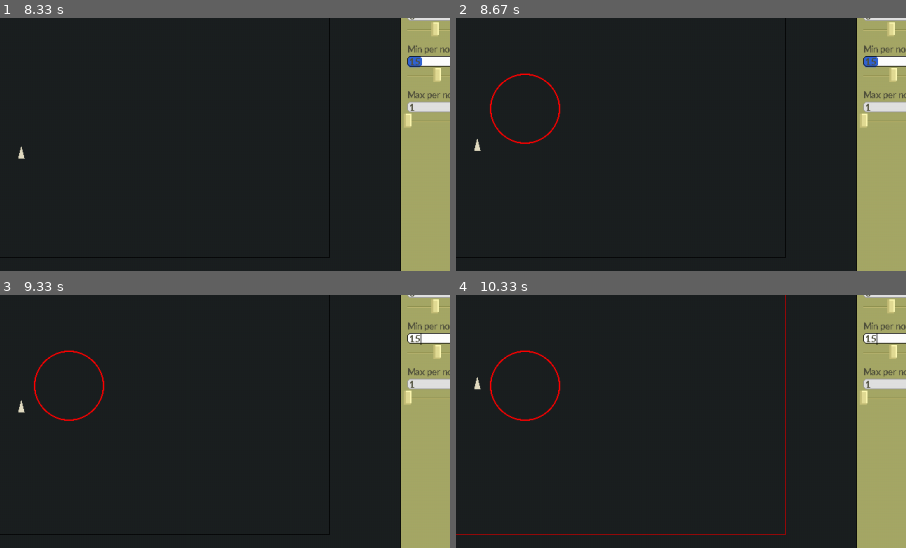
Above: before the commit, frames 1-4 (two rows, left to right).
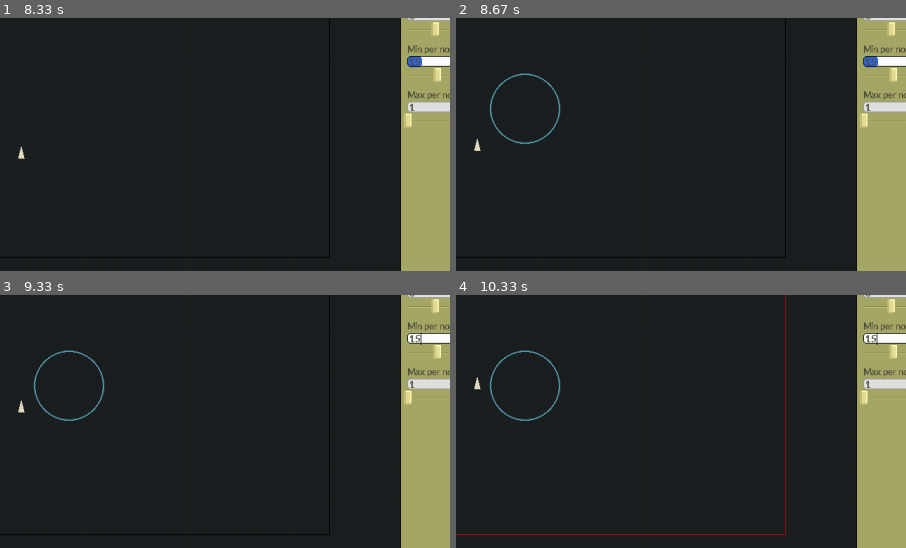
Above: after the commit, the same moments.

Repository: Peter-Vanderhyde/Boid-Simulation
Game: pygame game, started from main.py
Same seed, same stepped clock (60 frames per second), same inputs: the game is played once before the commit and once after it.
Inputs (mouse positions are % of the whole screen's width and height, from its top left):
- Up to frame 1 (8.33 s): press the mouse at (87, 44) at 0.37 s; move the mouse to (75, 33) at 0.47 s; release the mouse at (62, 23) at 0.6 s; press the mouse at (87, 5) at 0.7 s; move the mouse to (81, 33) at 0.8 s; release the mouse at (74, 62) at 0.93 s; hold Right 1-1.63 s; click "50" at 1.72 s; hold Right 2-2.47 s; click "Default" at 2.55 s; press the mouse at (87, 5) at 2.87 s; move the mouse to (86, 45) at 2.97 s; release the mouse at (85, 86) at 3.1 s; hold Right 3.17-3.63 s; click (87, 8) at 4.38 s; press the mouse at (87, 8) at 4.7 s; move the mouse to (53, 31) at 4.8 s; release the mouse at (20, 54) at 4.93 s; press the mouse at (87, 41) at 5.03 s; move the mouse to (60, 44) at 5.13 s; release the mouse at (33, 48) at 5.27 s; hold Right 5.33-5.8 s; click "Default" at 5.88 s; press the mouse at (100, 2) at 6.2 s; move the mouse to (57, 30) at 6.3 s; release the mouse at (15, 59) at 6.43 s; press the mouse at (87, 59) at 6.53 s; move the mouse to (66, 63) at 6.63 s; release the mouse at (46, 68) at 6.77 s; press the mouse at (87, 47) at 6.87 s; move the mouse to (76, 35) at 6.97 s; release the mouse at (65, 22) at 7.1 s; hold Right 7.17-7.63 s; click "Default" at 7.72 s; press the mouse at (87, 47) at 8.03 s; move the mouse to (65, 52) at 8.13 s; release the mouse at (44, 57) at 8.27 s
- Up to frame 2 (8.67 s): tap Z at 8.33 s
- Up to frame 3 (9.33 s): hold Right 8.67-9.3 s; tap Z at 8.73, 9.03 s
- Up to frame 4 (10.33 s): hold Right 9.33-9.8 s; tap Z at 9.4, 9.7, 9.9, 10.2 s; tap G at 9.48 s; hold Right 9.83-10.3 s
The pictures show only the part of the screen within x 36-86%, y 39-89%; the shares and areas given below are measured in that part.

Frame 1 is identical in both runs. In frame 2, 0.4% of the frame differs, in the area x 7-24%, y 21-50%; in frame 3, 0.4%; in frame 4, 0.4%.

Commit message:
Modified color

Diff:
--- a/repel.py
+++ b/repel.py
@@ -8,4 +8,4 @@
         self.placed = False
 
     def draw(self):
-        pygame.draw.circle(self.screen, (255, 0, 0), self.position, self.radius, 2)
+        pygame.draw.circle(self.screen, (84, 151, 167), self.position, self.radius, 2)
